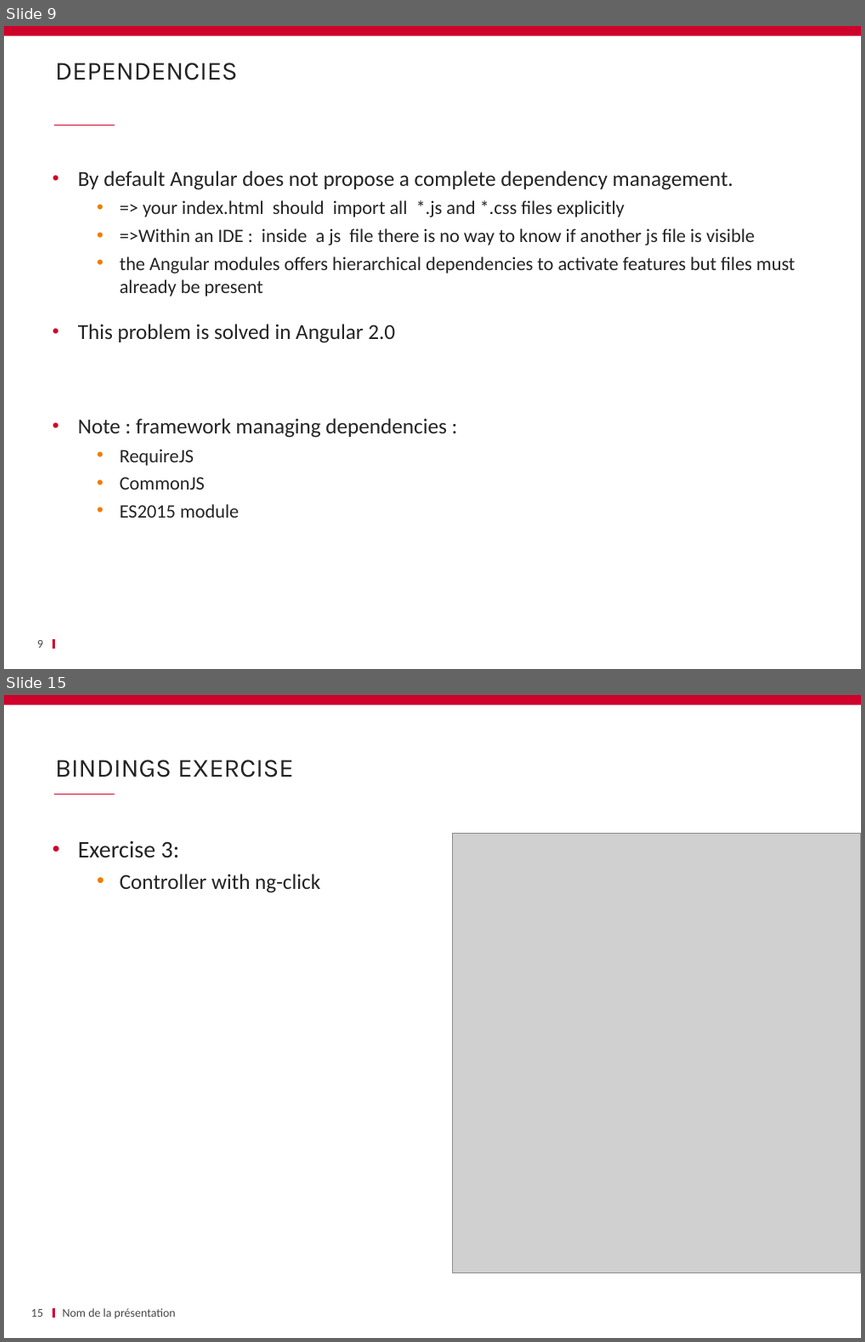
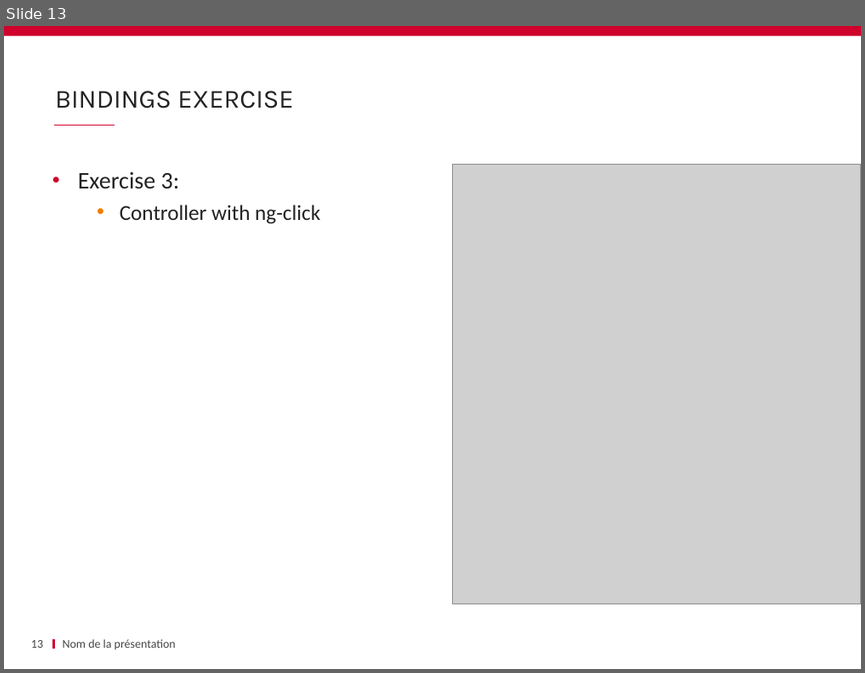
Before and after one commit to schassande/formation-angularjs1, a slide deck: Jour1/03 Premiers pas/03_Premier_pas_AngularJS.pptx. Shown one above the other, each under a label of ours: slides 9 and 15 before the commit, slide 13 after it; the slides between them are not shown. The pictures are 865x1342 and 865x673 pixels, drawn with LibreOffice and Linux fonts; fonts in the diff are those of the drawing; grey boxes stand for pictures; background and template pictures are left out. Boxes give left, top, right and bottom in pixels: in the first picture for what was removed or moved away, otherwise in the second. Text is boxed around its words. In the diff, an @@ line names an element or a change of style, - is before the commit and + after.

```diff
--- a/Jour1/03 Premiers pas/03_Premier_pas_AngularJS.pptx
+++ b/Jour1/03 Premiers pas/03_Premier_pas_AngularJS.pptx
@@ slide 9 removed at (4, 26, 861, 669), background #FFFFFF; not listed: 3 template elements that a slide beside it also shows @@
@@ title removed at (55, 63, 238, 80) @@
-DEPENDENCIES
@@ text removed at (78, 170, 795, 517) @@
-• By default Angular does not propose a complete dependency management.
-  • => your index.html should import all *.js and *.css files explicitly
-  • =>Within an IDE : inside a js file there is no way to know if another js file is visible
-  • the Angular modules offers hierarchical dependencies to activate features but files must already be present
-• This problem is solved in Angular 2.0
-• Note : framework managing dependencies :
-  • RequireJS
-  • CommonJS
-  • ES2015 module
@@ page number removed at (37, 640, 43, 647) @@
-9
@@ what was slide 15 is now slide 13 @@
@@ page number at (31, 640, 43, 647): text changed @@
-15
+13
```
Also in this commit, not shown: 10 slides changed, 3 other slides removed, 1 other file.
